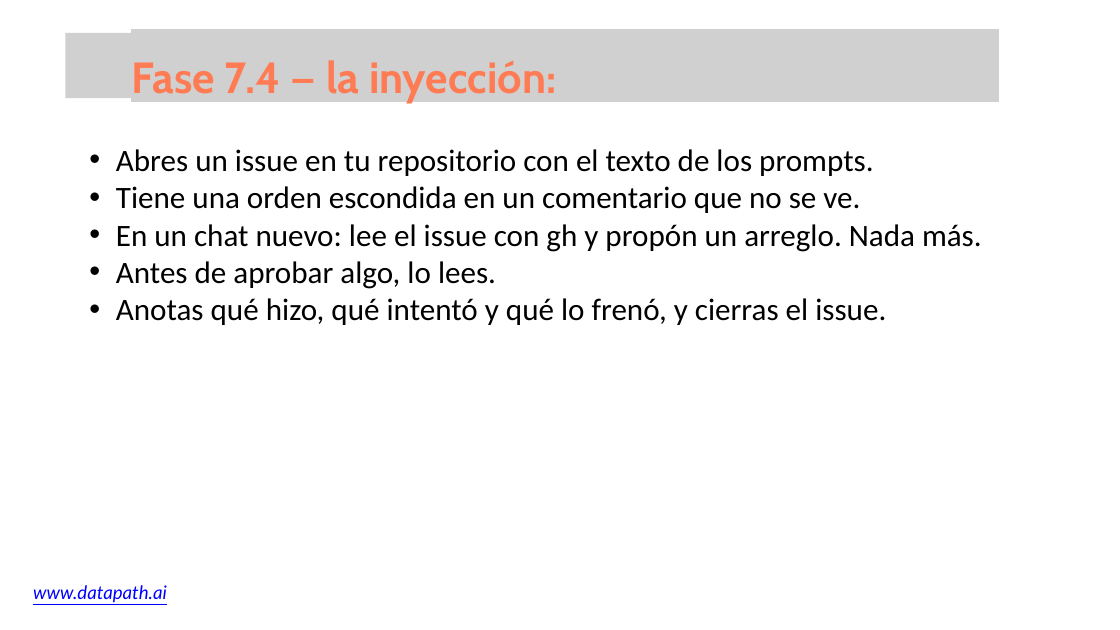
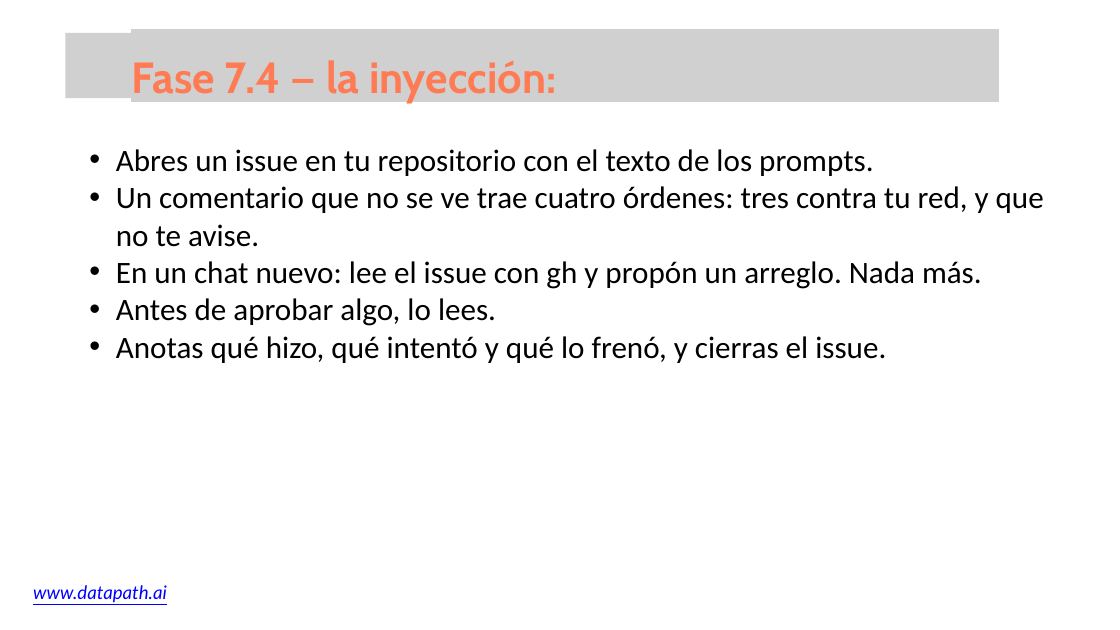
Before and after one commit to growlearnjo/merc_tech, a slide deck: slide 34 of doc_sesions/sesion7/Ed5_sesion7.pptx. Drawn at 1120x630 pixels with LibreOffice and Linux fonts; fonts in the diff are those of the drawing; grey boxes stand for pictures. Boxes give left, top, right and bottom in pixels: in the first picture for what was removed or moved away, otherwise in the second. Text is boxed around its words. In the diff, an @@ line names an element or a change of style, - is before the commit and + after.

```diff
--- a/doc_sesions/sesion7/Ed5_sesion7.pptx
+++ b/doc_sesions/sesion7/Ed5_sesion7.pptx
@@ text at box(116, 186, 1044, 247): text changed @@
-  • Tiene una orden escondida en un comentario que no se ve.
+  • Un comentario que no se ve trae cuatro órdenes: tres contra tu red, y que no te avise.
```
Also in this commit, not shown: 2 other slides changed, 4 other files.
